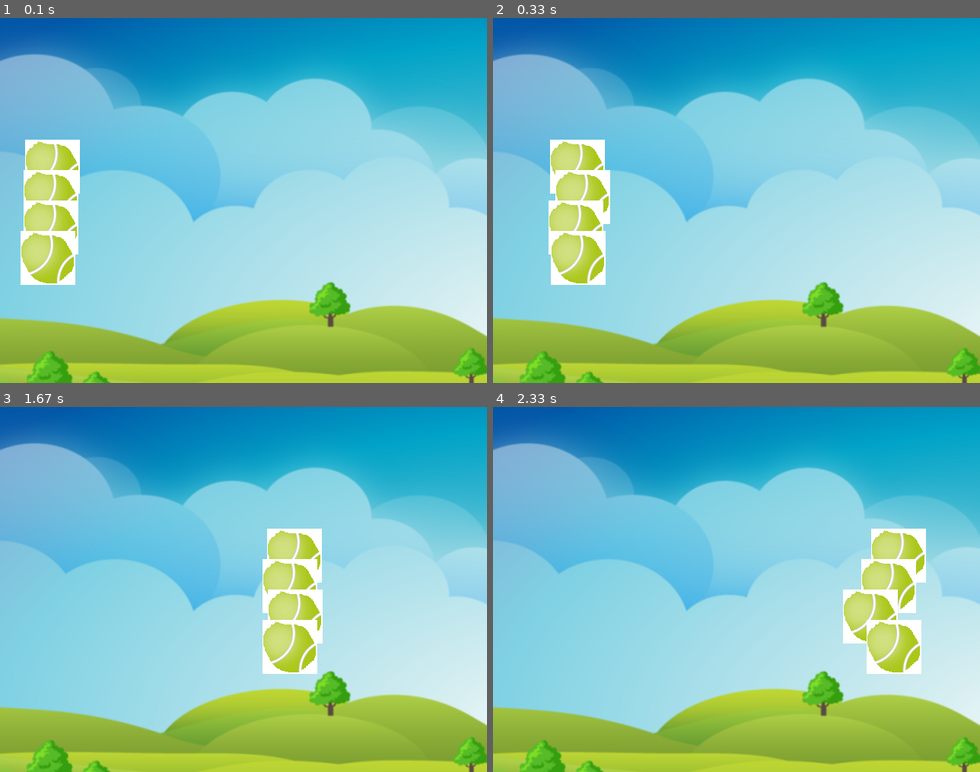
Above: before the commit, frames 1-4 (two rows, left to right).
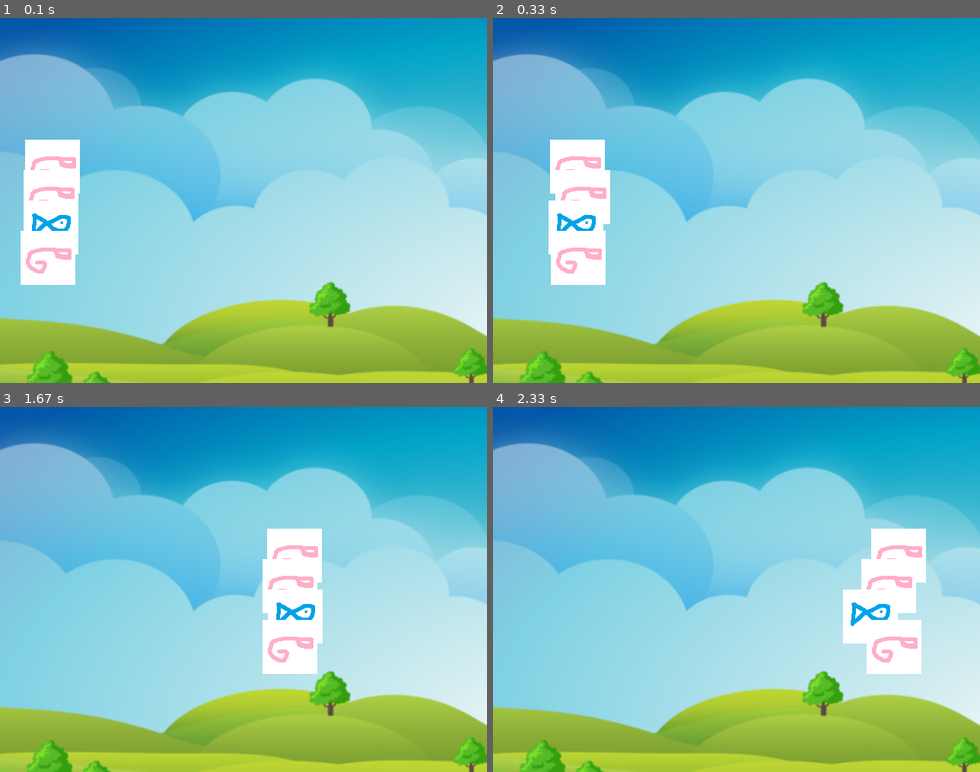
Above: after the commit, the same moments.

Repository: MartinConde90/pygameTurtleRace
Game: pygame game, started from main.py
The game is run twice, just before and just after one commit, with the same random seed, the same clock (stepped at 60 frames per second) and the same inputs.
Inputs:
- Up to frame 1 (0.1 s): no input
- Up to frame 2 (0.33 s): no input
- Up to frame 3 (1.67 s): no input
- Up to frame 4 (2.33 s): no input

The runs differ from the first frame. In frame 1, 3.0% of the frame differs, in the area x 4-17%, y 33-73%; in frame 2, 3.0%; in frame 3, 3.0%; in frame 4, 3.3%, in the area x 72-89%, y 33-73%.

Commit message:
Carrera finalizada y Movimiento por pantalla

Diff:
--- a/main.py
+++ b/main.py
@@ -3,14 +3,15 @@
 
 
 class Runner():
-    __customes =('snow1', 'fish', 'prawn', 'moray', 'octopus')
+    __customes =('turtle', 'fish', 'prawn', 'moray', 'octopus')
 
 
-    def __init__(self, x=0, y=0, custome= 'snow1'):
+    def __init__(self, x=0, y=0):
+        ixCustome = random.randint(0, 4)
 
-        self.custome = pygame.image.load("images/{}.png".format(custome))
+        self.custome = pygame.image.load("images/{}.png".format(self.__customes[ixCustome]))
         self.position = [x, y]
-        self.name = custome
+        self.name = ""
 
     def avanzar(self):
         self.position[0] += random.randint(1, 6)
@@ -34,6 +35,8 @@
              theRunner.name = self.__names[i]
              self.runners.append(theRunner)
 
+
+
      def competir(self):# lo que hace es escuchar a ver si el jugador hace algo
          gameOver = False
          while not gameOver:
@@ -43,21 +46,29 @@
 
              for activeRunner in self.runners:
                  activeRunner.avanzar()
-
-             if self.runners[0].position[0] >= self.__finishLine:
-                 print('{} ha ganado'.format(self.runners[0].name))
-                 gameOver = True
+                 if activeRunner.position[0] >= self.__finishLine:
+                     print('{} ha ganado'.format(activeRunner.name))
+                     gameOver = True
 
              self.__screen.blit(self.__background, (0, 0))  #una vez proceses los eventos en la pantalla, me mueves lo que tengas(), a donde te diga
 
 
-             for runner in self.runners:
+             for runner in self.runners:# refresca la pantalla
                  self.__screen.blit(runner.custome, runner.position)
 
              pygame.display.flip() #refresca la pantalla
 
+         # con esto el juego se cierra cuando hay un ganador
          pygame.quit()
          sys.exit()
+'''
+         while True: #aunque haya un ganador, no se quita hasta que lo cierres tu, sigue generando eventos
+              for event in pygame.event.get():
+                  if event.type == pygame.QUIT:
+                      pygame.quit()
+                      sys.exit()
+
+'''
 
 if __name__ == '__main__':
     game = Game()
--- /dev/null
+++ b/turtleMovement.py
@@ -0,0 +1,53 @@
+import pygame, sys
+from pygame.locals import * #para las claves UP,DPOW...etc
+
+import random
+
+class Runner():
+    __customes =('turtle', 'fish', 'prawn', 'moray', 'octopus')
+
+
+    def __init__(self, x=0, y=0):
+        ixCustome = random.randint(0, 4)
+
+        self.custome = pygame.image.load("images/{}.png".format(self.__customes[ixCustome]))
+        self.position = [x, y]
+        self.name = ""
+
+class Game():
+    def __init__(self):
+         self.__screen = pygame.display.set_mode((640, 480))
+         self.__background = pygame.image.load('images/background.png')
+         pygame.display.set_caption('Carrera de bichos')
+
+         self.runner = Runner(320, 240)
+
+    def start(self):
+        gameOver = False
+        while not gameOver:
+            for event in pygame.event.get():
+                if event.type == pygame.QUIT:
+                    pygmae.quit()
+                    sys.exit()
+                elif event.type == KEYDOWN:
+                    if event.key == K_UP:
+                        self.runner.position[1] -= 5
+                    elif event.key == K_DOWN:
+                        self.runner.position[1] += 5
+                    elif event.key == K_LEFT:
+                        self.runner.position[0] -= 5
+                    elif event.key == K_RIGHT:
+                        self.runner.position[0] += 5
+                    else:
+                        pass
+
+            self.__screen.blit(self.__background, (0, 0))
+            self.__screen.blit(self.runner.custome, self.runner.position)
+
+            pygame.display.flip()
+
+
+if __name__ == '__main__':
+    game = Game()
+    pygame.font.init()
+    game.start()
Binary file added: images/fish.png
Binary file added: images/moray.png
Binary file added: images/octopus.png
Binary file added: images/prawn.png
Binary file removed: images/snow1.png
Binary file added: images/turtle.png
